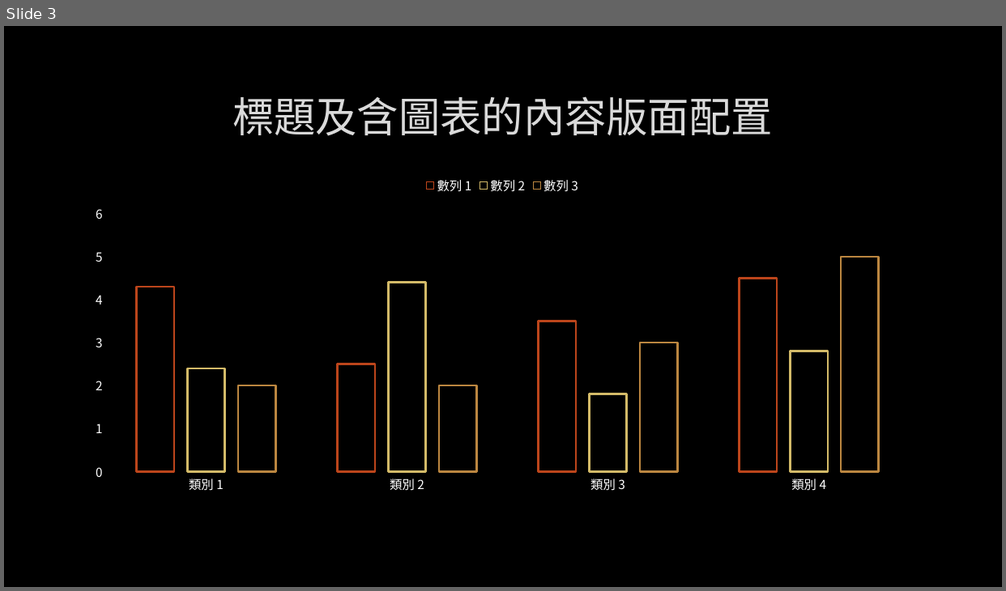
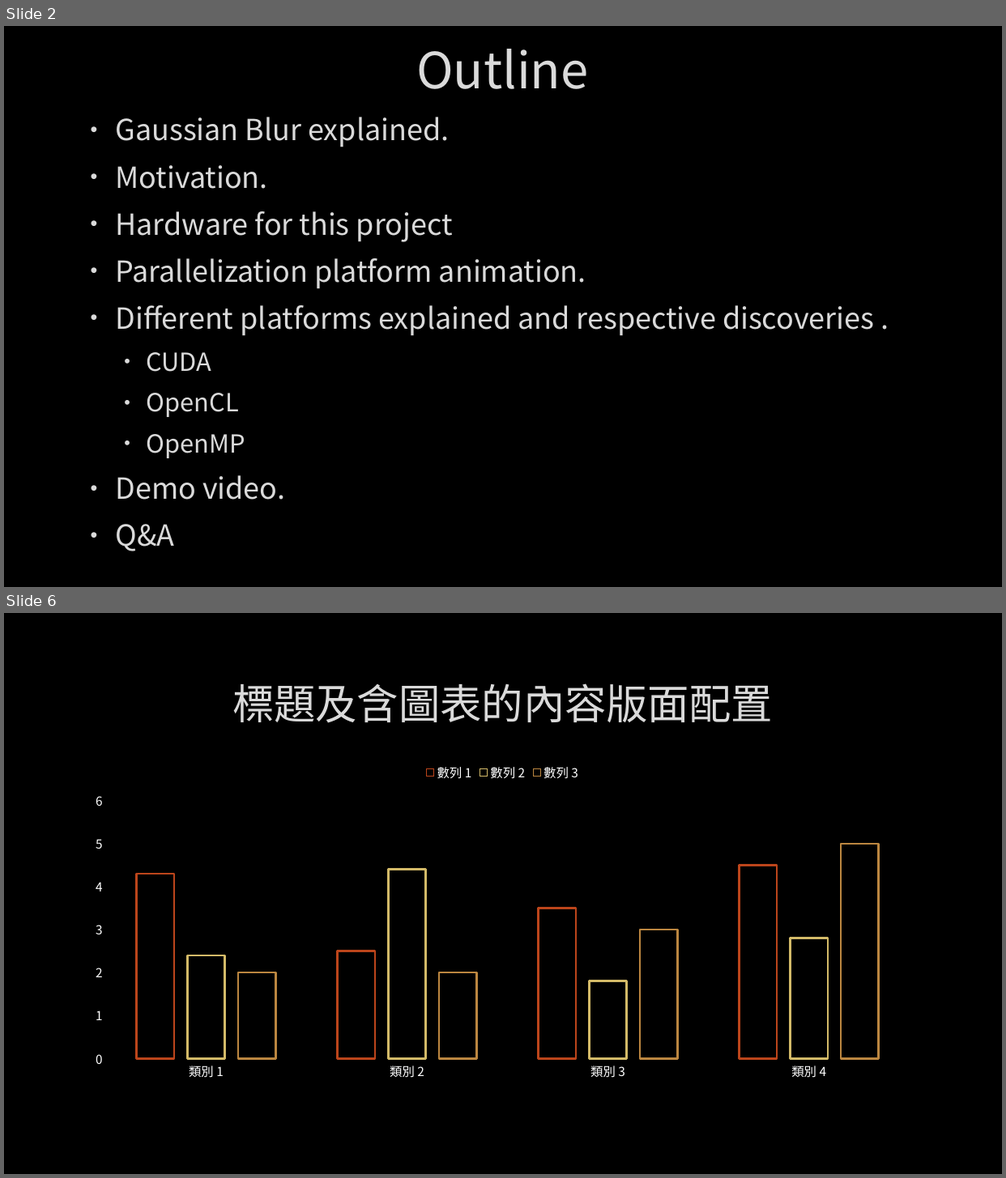
Before and after one commit to Alfons0329/Parallel_Programming_Fall_2018, a slide deck: Final Project/Report.pptx. Shown one above the other, each under a label of ours: slide 3 before the commit, slides 2 and 6 after it; the slides between them are not shown. The pictures are 1006x591 and 1006x1178 pixels, drawn with LibreOffice and Linux fonts; fonts in the diff are those of the drawing; background and template pictures are left out. Boxes give left, top, right and bottom in pixels: in the first picture for what was removed or moved away, otherwise in the second. Text is boxed around its words. In the diff, an @@ line names an element or a change of style, - is before the commit and + after.

Commit message:
Doing final project ppt

```diff
--- a/Final Project/Report.pptx
+++ b/Final Project/Report.pptx
@@ slide 2 added at [4,26,1002,587], background picture (left out) @@
@@ title added at [416,49,588,89], 48 pt, text #DADADA @@
+Outline
@@ text added at [116,117,874,552], 28 pt, text #DADADA @@
+• Gaussian Blur explained.
+• Motivation.
+• Hardware for this project
+• Parallelization platform animation.
+• Different platforms explained and respective discoveries .
+  • CUDA
+  • OpenCL
+  • OpenMP
+• Demo video.
+• Q&A
@@ what was slide 3 is now slide 6 @@
```
Also in this commit, not shown: 1 slide changed, 3 other slides added, 1 slide removed, 12 other files.
